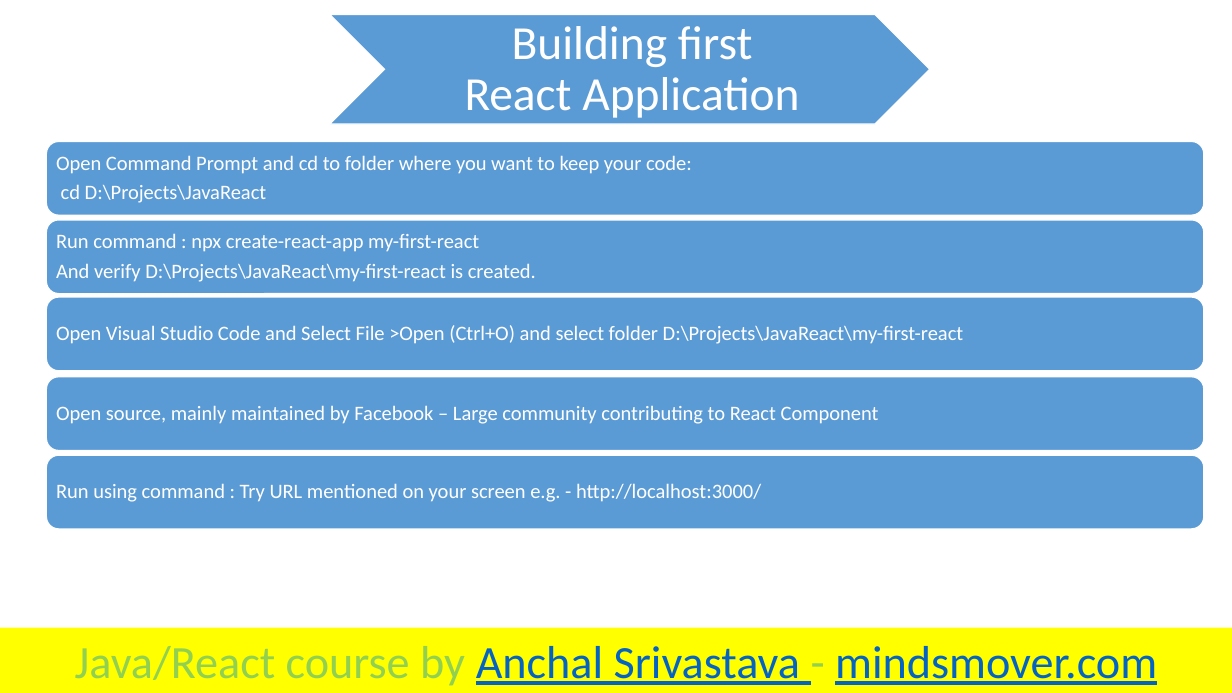
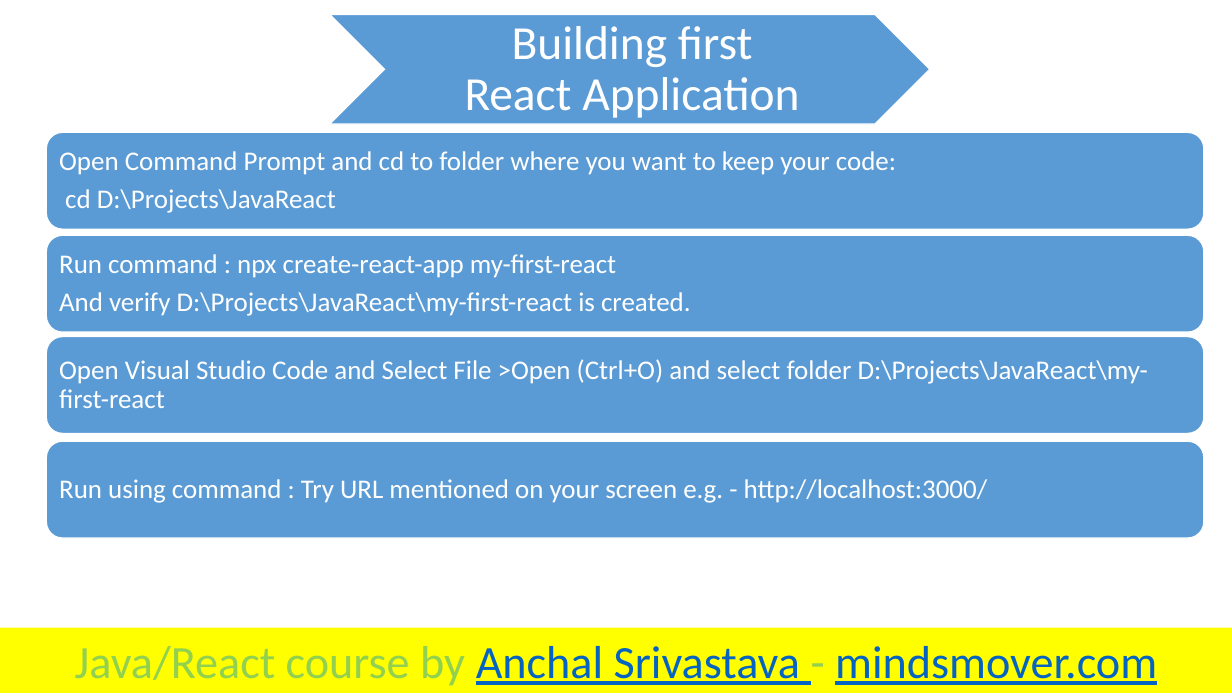
Before and after one commit to anchalsri82/JavaReact, a slide deck: slide 7 of docs/Day 2 - React.pptx. Drawn at 1232x693 pixels with LibreOffice and Linux fonts; fonts in the diff are those of the drawing. Boxes give left, top, right and bottom in pixels: in the first picture for what was removed or moved away, otherwise in the second. Text is boxed around its words. In the diff, an @@ line names an element or a change of style, - is before the commit and + after.

Commit message:
Updated

```diff
--- a/docs/Day 2 - React.pptx
+++ b/docs/Day 2 - React.pptx
@@ rounded rectangle: place and size @@
-rounded rectangle at [46, 141, 1204, 215]
+rounded rectangle at [46, 132, 1204, 229]
@@ rounded rectangle: place and size @@
-rounded rectangle at [46, 220, 1204, 294]
+rounded rectangle at [46, 236, 1204, 333]
@@ text "Run command : npx create-react-app ...": place and size @@
-text "Run command : npx create-react-app ..." at [56, 233, 536, 282]
+text "Run command : npx create-react-app ..." at [59, 254, 691, 316]
@@ rounded rectangle removed at [46, 297, 1204, 371] @@
@@ rounded rectangle: place and size @@
-rounded rectangle at [46, 377, 1204, 451]
+rounded rectangle at [46, 336, 1204, 433]
@@ size 16 to 21 pt; more space between paragraphs in 4 elements at [59, 151, 896, 213], [59, 479, 988, 503], [59, 254, 691, 316], [59, 359, 1148, 408] @@
@@ text "Open Visual Studio Code and ...": place and size @@
-text "Open Visual Studio Code and ..." at [56, 325, 964, 344]
+text "Open Visual Studio Code and ..." at [59, 359, 1148, 408]
@@ text removed at [56, 405, 879, 424] @@
-Open source, mainly maintained by Facebook – Large community contributing to React Component
@@ rounded rectangle: place and size @@
-rounded rectangle at [46, 456, 1204, 530]
+rounded rectangle at [46, 442, 1204, 539]
```
